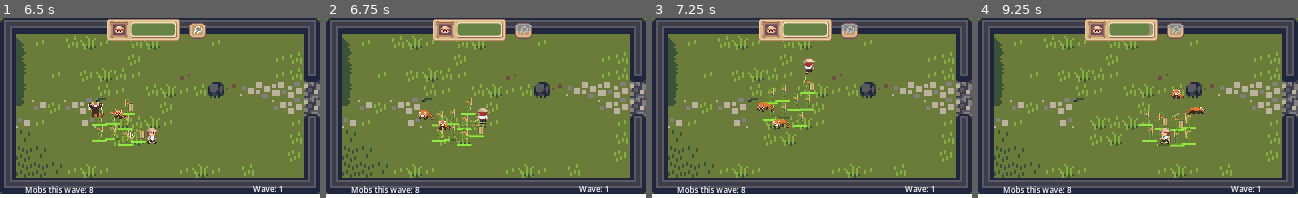
Above: before the commit, frames 1-4 (left to right).
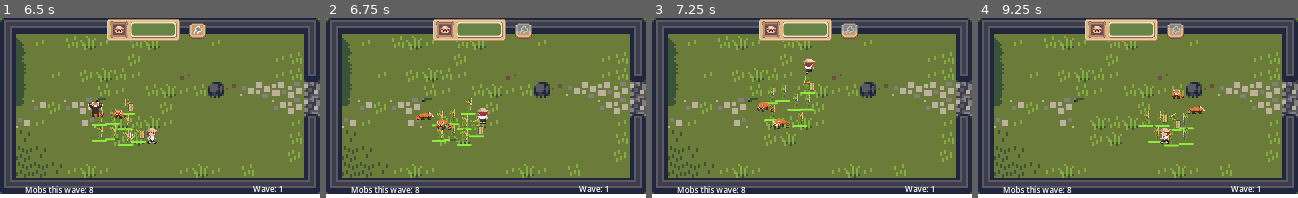
Above: after the commit, the same moments.

Repository: ThermobladeStudios/Town-One-2023
Game: Godot game, scene res://Worlds/World.tscn
Same seed, same stepped clock (60 frames per second), same inputs: the game is played once before the commit and once after it.
Inputs (mouse positions are in pixels of both pictures, inside the frame that each line leads up to):
- Up to frame 1 (6.5 s): tap Enter at 0.5, 1.35, 2.85, 4.35, 5.85 s; move the mouse to (230, 99) at 0.52 s; hold D (Right) 0.53-1.28 s; hold Enter 0.53-1.28 s; move the mouse to (96, 117) at 1.27 s; hold S (Down) 1.28-2.03 s; move the mouse to (192, 68) at 2.02 s; hold D (Right) 2.03-2.78 s; hold Enter 2.03-2.78 s; move the mouse to (144, 144) at 2.77 s; hold W (Up) 2.78-3.53 s; move the mouse to (256, 135) at 3.52 s; hold Enter 3.53-4.28 s; hold A (Left) 3.53-5.03 s; move the mouse to (64, 81) at 4.27 s; move the mouse to (176, 108) at 5.02 s; hold S (Down) 5.03-5.78 s; hold Enter 5.03-5.78 s; move the mouse to (112, 63) at 5.77 s; hold D (Right) from 5.78 s (still down)
- Up to frame 2 (6.75 s): move the mouse to (556, 99) at 6.52 s; release D (Right) at 6.53 s; hold W (Up) from 6.53 s (still down); hold Enter from 6.53 s (still down)
- Up to frame 3 (7.25 s): keep holding W (Up); keep holding Enter
- Up to frame 4 (9.25 s): move the mouse to (1074, 117) at 7.27 s; release W (Up) at 7.28 s; release Enter at 7.28 s; hold D (Right) 7.28-8.03 s; tap Enter at 7.35, 8.85 s; move the mouse to (1170, 68) at 8.02 s; hold S (Down) 8.03-8.78 s; hold Enter 8.03-8.78 s; move the mouse to (1122, 144) at 8.77 s; hold A (Left) from 8.78 s (still down)

Frame 1 is identical in both runs. In frame 2, 0.4% of the frame differs, in the area x 28-40%, y 51-63%; in frame 3, 0.2%; in frame 4, 1.5%, in the area x 50-71%, y 2-72%.

Commit message:
Better Panda Attack (0.6s cooldown atm)

Diff:
--- a/Panda/Panda.gd
+++ b/Panda/Panda.gd
@@ -8,6 +8,9 @@
 @onready var state_machine = animation_tree.get("parameters/playback")
 @onready var state = 0
 #0 is idle 1 is walking 2 is attacking
+var colliding = false
+var attackOnCd = false
+var target_bamboo = null
 
 func _physics_process(delta):
 
@@ -31,6 +34,13 @@
 	else:
 		velocity = Vector2.ZERO
 		move_and_slide()
+	if(colliding and !attackOnCd):
+		attackOnCd = true
+		$attack_timer.start(0.6)
+		state = 2
+		start_combat(target_bamboo)
+		pass
+
 func find_closest_bamboo():
 	var closest_bamboo = null
 	var closest_distance = INF
@@ -61,7 +71,6 @@
 @export var attack = 10
 @export var attack_range = 50
 @onready var attack_area = $Area2D
-var target_bamboo = null
 var pandaType = "HighBodyFatPercentagePanda"
 
 func _ready():
@@ -69,35 +78,30 @@
 	attack_area.connect("body_exited", Callable(self, "_on_Bamboo_exited"))
 
 
-
-
-
-
 func start_combat(monster):
 	var attack = JsonData.CharacterData[pandaType]["Attack"]
-	$TimerH.wait_time = JsonData.CharacterData[pandaType]["CoolDown"]
+	#$TimerH.wait_time = JsonData.CharacterData[pandaType]["CoolDown"]
 	monster.takeDamage(attack)
-	$Attack_cooldown.start(2)
+	#$Attack_cooldown.start(2)
 
 
 
 func _on_area_2d_body_entered(body):
-
 	if "BambooBody" in body.name:
-		target_bamboo = body.get_Type()
-		$attack_timer.start()
-		state = 2
-		start_combat(body)
-
-
-
+		colliding = true
+		target_bamboo = body
 
 
 func _on_attack_timer_timeout():
+	attackOnCd = false
 	state = 1
 	$attack_timer.stop()
 
 
-func _on_attack_cooldown_timeout():
-	target_bamboo = null
-	$Attack_cooldown.stop()
+#func _on_attack_cooldown_timeout():
+	#$Attack_cooldown.stop()
+
+
+func _on_area_2d_body_exited(body):
+	if "BambooBody" in body.name:
+		colliding = false
